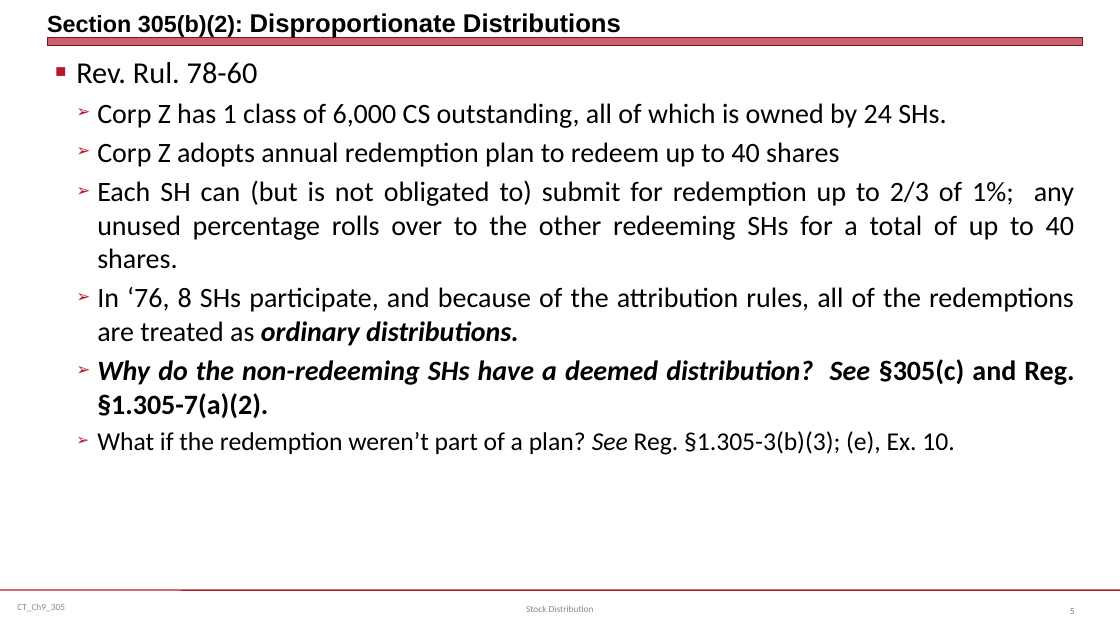
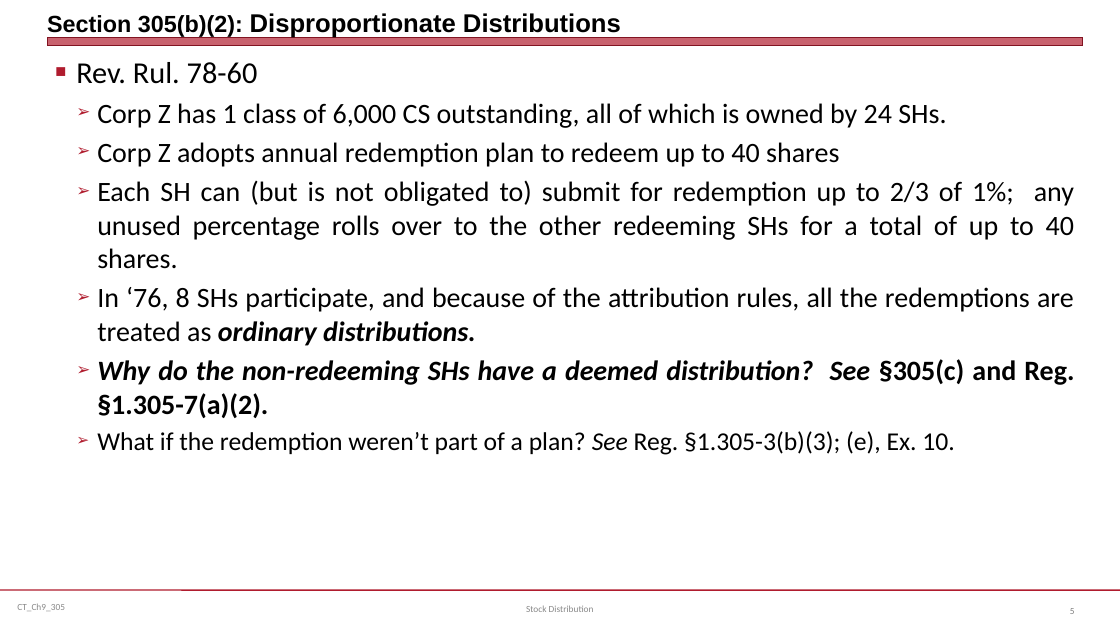
Before and after one commit to jmc877/Corporate-Tax, a slide deck: slide 5 of slides/CT_305_23.pptx. Drawn at 1120x630 pixels with LibreOffice and Linux fonts; fonts in the diff are those of the drawing. Boxes give left, top, right and bottom in pixels: in the first picture for what was removed or moved away, otherwise in the second. Text is boxed around its words. In the diff, an @@ line names an element or a change of style, - is before the commit and + after.

```diff
--- a/slides/CT_305_23.pptx
+++ b/slides/CT_305_23.pptx
@@ text at (97,287,1074,346): text changed @@
-  ➢ In ‘76, 8 SHs participate, and because of the attribution rules, all of the redemptions are treated as ordinary distributions.
+  ➢ In ‘76, 8 SHs participate, and because of the attribution rules, all the redemptions are treated as ordinary distributions.
```
Also in this commit, not shown: 2 other slides changed, 2 other files.
